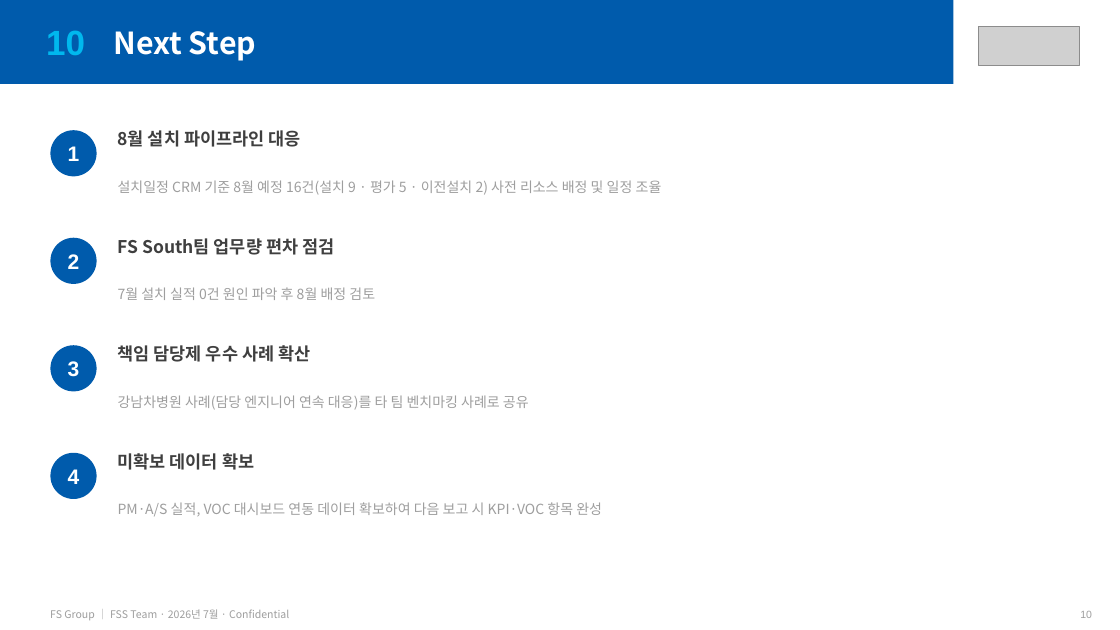
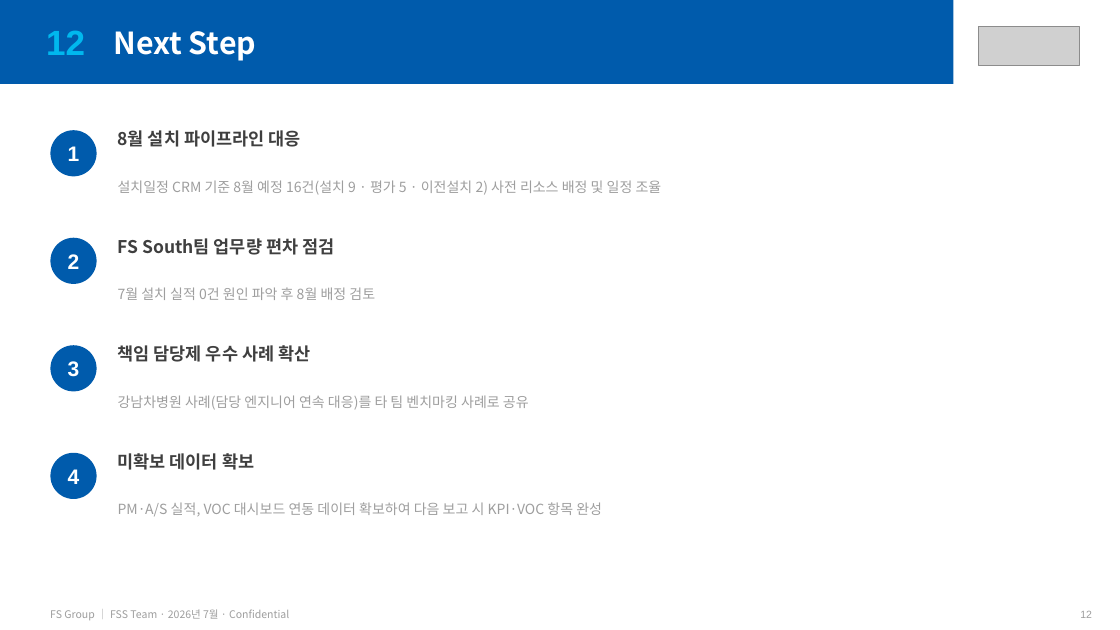
Before and after one commit to balhm12/Sysmex-schedule, a slide deck: slide 12 of reports/FSG_월간서비스보고_202607/FSG_월간서비스보고_202607.pptx (slide 10 before the commit). Drawn at 1120x630 pixels with LibreOffice and Linux fonts; fonts in the diff are those of the drawing; grey boxes stand for pictures. Boxes give left, top, right and bottom in pixels: in the first picture for what was removed or moved away, otherwise in the second. Text is boxed around its words. In the diff, an @@ line names an element or a change of style, - is before the commit and + after.

```diff
--- a/reports/FSG_월간서비스보고_202607/FSG_월간서비스보고_202607.pptx
+++ b/reports/FSG_월간서비스보고_202607/FSG_월간서비스보고_202607.pptx
@@ text at (46,31,85,55): text changed @@
-10
+12
```
Also in this commit, not shown: 6 other slides changed, 2 slides added, 1 other file.
